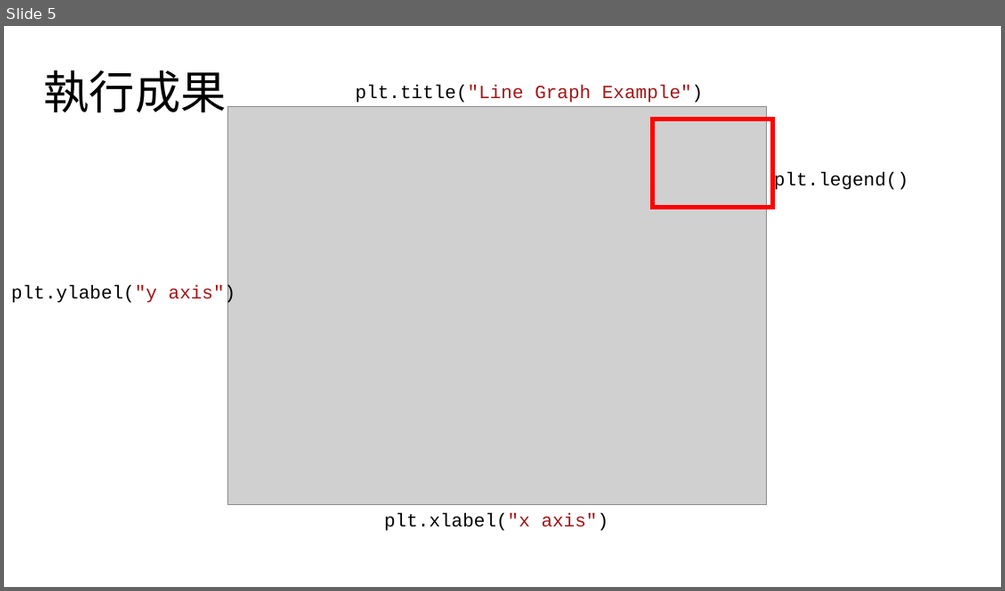
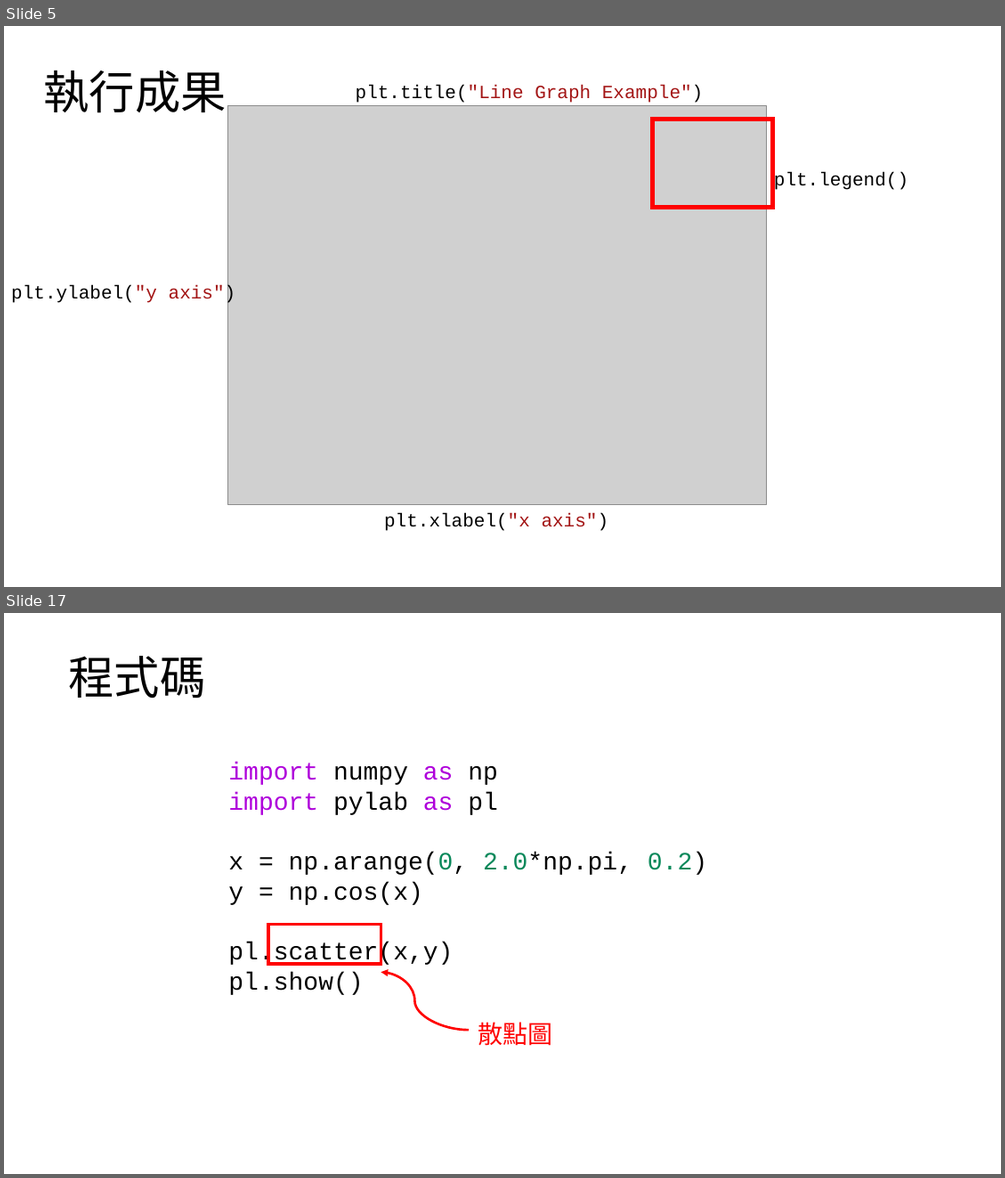
Before and after one commit to jon890613/Matplotlib, a slide deck: 簡報2.pptx. Shown one above the other, each under a label of ours: slide 5 before the commit, slides 5 and 17 after it; the slides between them are not shown. The pictures are 1005x591 and 1005x1178 pixels, drawn with LibreOffice and Linux fonts; fonts in the diff are those of the drawing; grey boxes stand for pictures. Boxes give left, top, right and bottom in pixels: in the first picture for what was removed or moved away, otherwise in the second. Text is boxed around its words. In the diff, an @@ line names an element or a change of style, - is before the commit and + after.

```diff
--- a/簡報2.pptx
+++ b/簡報2.pptx
@@ slide 17 added at (x1=4, y1=613, x2=1001, y2=1174), background #FFFFFF @@
@@ title added at (x1=69, y1=656, x2=206, y2=698), 44 pt, text #000000 @@
+程式碼
@@ text added at (x1=228, y1=763, x2=707, y2=995), 24 pt, text #000000 @@
+import numpy as np
+import pylab as pl
+x = np.arange(0, 2.0*np.pi, 0.2)
+y = np.cos(x)
+pl.scatter(x,y)
+pl.show()
@@ rectangle added at (x1=268, y1=925, x2=380, y2=964), outline #FF0000 3 pt @@
@@ curved arrow added from (469, 1030) to (380, 972), #FF0000 2.25 pt @@
@@ text added at (x1=477, y1=1022, x2=552, y2=1046), 24 pt, text #FF0000 @@
+散點圖
```
Also in this commit, not shown: 2 slides changed, 16 other slides added, 1 slide removed.
